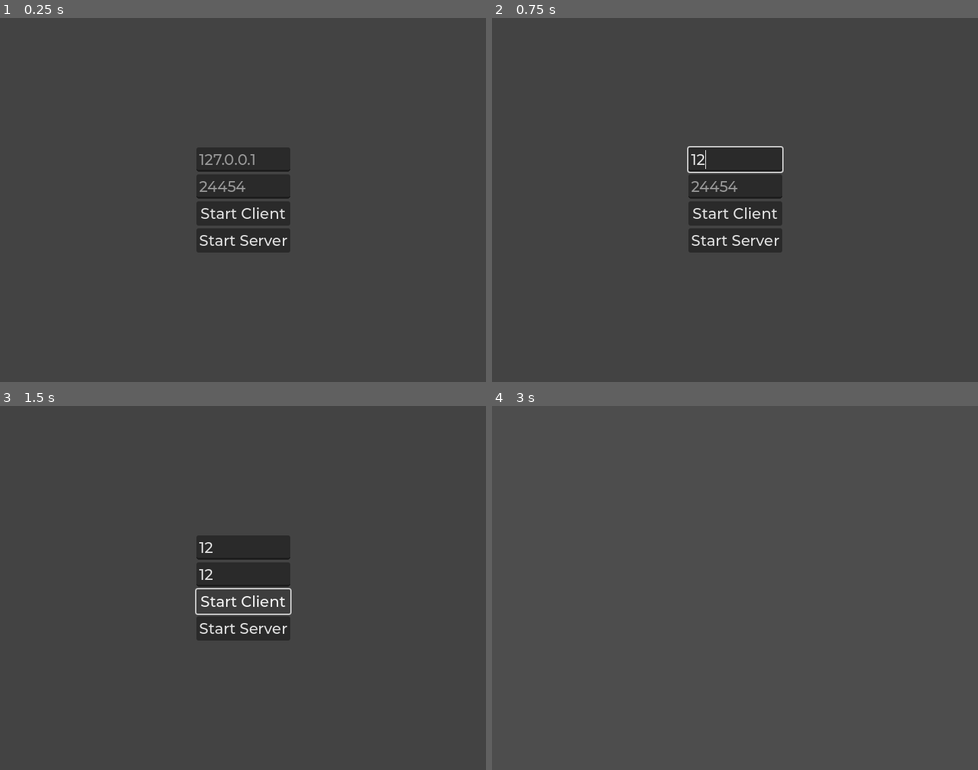
Above: before the commit, frames 1-4 (two rows, left to right).
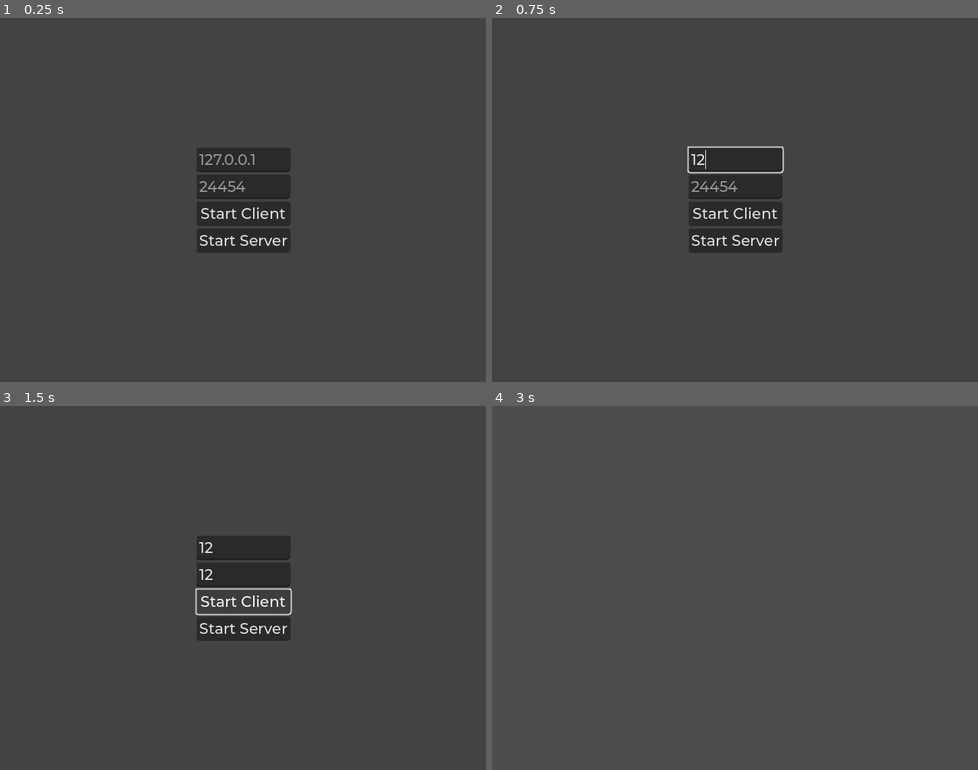
Above: after the commit, the same moments.

Repository: shmingusdingus/wizard-slop
Game: Godot game, scene res://scenes/main.tscn
Same seed, same stepped clock (60 frames per second), same inputs: the game is played once before the commit and once after it.
Inputs (mouse positions are in pixels of both pictures, inside the frame that each line leads up to):
- Up to frame 1 (0.25 s): no input
- Up to frame 2 (0.75 s): click (735, 159) at 0.52 s; type "12" at 0.6 s
- Up to frame 3 (1.5 s): click (243, 573) at 0.75 s; type "12" at 0.83 s; click "Start Client" at 1.25 s
- Up to frame 4 (3 s): click "Start Client" at 2 s; click "Start Server" at 2.75 s

The runs differ from the first frame. In frame 1, less than 0.1% of the frame differs, in the area x 40-41%, y 42-50%; in frame 2, 0.2%; in frame 3, 0.2%, in the area x 40-61%, y 42-58%; in frame 4, nothing differs.

Commit message:
Set pixel snap settings and add sample bookshelf

Diff:
--- a/project.godot
+++ b/project.godot
@@ -25,6 +25,7 @@
 
 window/size/viewport_width=720
 window/size/viewport_height=540
+window/stretch/scale_mode="integer"
 
 [filesystem]
 
@@ -106,4 +107,7 @@
 
 [rendering]
 
+textures/canvas_textures/default_texture_filter=0
 anti_aliasing/quality/msaa_3d=2
+2d/snap/snap_2d_transforms_to_pixel=true
+2d/snap/snap_2d_vertices_to_pixel=true
--- a/scenes/arena.tscn
+++ b/scenes/arena.tscn
@@ -1,7 +1,7 @@
 [gd_scene load_steps=13 format=3 uid="uid://na58botoqv7o"]
 
 [ext_resource type="Texture2D" uid="uid://cbasm4dxovi3r" path="res://art/arena_art/wood_floor.png" id="1_ubfh8"]
-[ext_resource type="Texture2D" uid="uid://cqtmhtufnncq7" path="res://art/arena_art/brick_wall.png" id="2_444vf"]
+[ext_resource type="Texture2D" uid="uid://crm04p8jchxhb" path="res://art/arena_art/wallbookshelfv1.png" id="3_olpmc"]
 
 [sub_resource type="BoxShape3D" id="BoxShape3D_wl4x5"]
 
@@ -27,8 +27,8 @@
 
 [sub_resource type="StandardMaterial3D" id="StandardMaterial3D_g21bf"]
 albedo_color = Color(1.3384119, 0.8492197, 0.716527, 1)
-albedo_texture = ExtResource("2_444vf")
-uv1_scale = Vector3(50, 10, 0)
+albedo_texture = ExtResource("3_olpmc")
+uv1_scale = Vector3(12.25, 2, 1)
 texture_filter = 0
 
 [sub_resource type="BoxMesh" id="BoxMesh_444vf"]
@@ -46,6 +46,7 @@
 
 [node name="Roof" type="StaticBody3D" parent="."]
 transform = Transform3D(1, 0, 0, 0, 1, 0, 0, 0, 1, 0, 6, 0)
+visible = false
 
 [node name="CollisionShape3D" type="CollisionShape3D" parent="Roof"]
 shape = SubResource("BoxShape3D_wl4x5")
@@ -54,7 +55,7 @@
 mesh = SubResource("BoxMesh_xdvfk")
 
 [node name="GroundZedPos" type="StaticBody3D" parent="."]
-transform = Transform3D(1, 0, 0, 0, 1, 0, 0, 0, 1, 0, -1, 12)
+transform = Transform3D(1, 0, 0, 0, 1, 0, 0, 0, 1, 0, 0, 12)
 collision_layer = 4
 collision_mask = 0
 
@@ -65,7 +66,7 @@
 mesh = SubResource("BoxMesh_sbb53")
 
 [node name="GroundZedNeg" type="StaticBody3D" parent="."]
-transform = Transform3D(1, 0, 0, 0, 1, 0, 0, 0, 1, 0, -1, -12)
+transform = Transform3D(1, 0, 0, 0, 1, 0, 0, 0, 1, 0, 0, -12)
 collision_layer = 4
 collision_mask = 0
 
@@ -76,7 +77,7 @@
 mesh = SubResource("BoxMesh_sbb53")
 
 [node name="WallZedNeg" type="StaticBody3D" parent="."]
-transform = Transform3D(1, 0, 0, 0, 1, 0, 0, 0, 1, 0, 2, -20)
+transform = Transform3D(1, 0, 0, 0, 1, 0, 0, 0, 1, 0, 4, -20)
 collision_layer = 4
 collision_mask = 0
 
@@ -87,7 +88,7 @@
 mesh = SubResource("BoxMesh_444vf")
 
 [node name="WallZedPos" type="StaticBody3D" parent="."]
-transform = Transform3D(1, 0, 0, 0, 1, 0, 0, 0, 1, 0, 2, 20)
+transform = Transform3D(1, 0, 0, 0, 1, 0, 0, 0, 1, 0, 4, 20)
 collision_layer = 4
 collision_mask = 0
 
@@ -98,7 +99,7 @@
 mesh = SubResource("BoxMesh_444vf")
 
 [node name="WallExNeg" type="StaticBody3D" parent="."]
-transform = Transform3D(1, 0, 0, 0, 1, 0, 0, 0, 1, -15, 2, 0)
+transform = Transform3D(1, 0, 0, 0, 1, 0, 0, 0, 1, -15, 4, 0)
 collision_layer = 4
 collision_mask = 0
 
@@ -109,7 +110,7 @@
 mesh = SubResource("BoxMesh_g21bf")
 
 [node name="WallExPos" type="StaticBody3D" parent="."]
-transform = Transform3D(1, 0, 0, 0, 1, 0, 0, 0, 1, 15, 2, 0)
+transform = Transform3D(1, 0, 0, 0, 1, 0, 0, 0, 1, 15, 4, 0)
 collision_layer = 4
 collision_mask = 0
 
@@ -123,48 +124,56 @@
 
 [node name="OmniLight3D" type="OmniLight3D" parent="Lights"]
 transform = Transform3D(1, 0, 0, 0, 1, 0, 0, 0, 1, 14, 3, 0)
+light_color = Color(1, 0.7093983, 0.4386851, 1)
 light_energy = 2.5
 shadow_enabled = true
 omni_range = 20.0
 
 [node name="OmniLight3D2" type="OmniLight3D" parent="Lights"]
 transform = Transform3D(1, 0, 0, 0, 1, 0, 0, 0, 1, -14, 3, 0)
+light_color = Color(1, 0.7093983, 0.4386851, 1)
 light_energy = 2.5
 shadow_enabled = true
 omni_range = 20.0
 
 [node name="OmniLight3D3" type="OmniLight3D" parent="Lights"]
 transform = Transform3D(1, 0, 0, 0, 1, 0, 0, 0, 1, 14, 3, 15)
+light_color = Color(1, 0.7093983, 0.4386851, 1)
 light_energy = 2.5
 shadow_enabled = true
 omni_range = 20.0
 
 [node name="OmniLight3D4" type="OmniLight3D" parent="Lights"]
 transform = Transform3D(1, 0, 0, 0, 1, 0, 0, 0, 1, -14, 3, 15)
+light_color = Color(1, 0.7093983, 0.4386851, 1)
 light_energy = 2.5
 shadow_enabled = true
 omni_range = 20.0
 
 [node name="OmniLight3D5" type="OmniLight3D" parent="Lights"]
 transform = Transform3D(1, 0, 0, 0, 1, 0, 0, 0, 1, 14, 3, -15)
+light_color = Color(1, 0.7093983, 0.4386851, 1)
 light_energy = 2.5
 shadow_enabled = true
 omni_range = 20.0
 
 [node name="OmniLight3D6" type="OmniLight3D" parent="Lights"]
 transform = Transform3D(1, 0, 0, 0, 1, 0, 0, 0, 1, -14, 3, -15)
+light_color = Color(1, 0.7093983, 0.4386851, 1)
 light_energy = 2.5
 shadow_enabled = true
 omni_range = 20.0
 
 [node name="OmniLight3D7" type="OmniLight3D" parent="Lights"]
 transform = Transform3D(1, 0, 0, 0, 1, 0, 0, 0, 1, 0, 3, -19)
+light_color = Color(1, 0.7093983, 0.4386851, 1)
 light_energy = 2.5
 shadow_enabled = true
 omni_range = 20.0
 
 [node name="OmniLight3D8" type="OmniLight3D" parent="Lights"]
 transform = Transform3D(1, 0, 0, 0, 1, 0, 0, 0, 1, 0, 3, 19)
+light_color = Color(1, 0.7093983, 0.4386851, 1)
 light_energy = 2.5
 shadow_enabled = true
 omni_range = 20.0
--- a/scripts/multiplayer_spawner.gd
+++ b/scripts/multiplayer_spawner.gd
@@ -8,7 +8,6 @@
 
 func _ready() -> void:
 	spawn_function = _custom_spawn_function
-
 	multiplayer.peer_connected.connect(spawn_player)
 	multiplayer.peer_disconnected.connect(remove_player)
 
--- a/scripts/player.gd
+++ b/scripts/player.gd
@@ -45,6 +45,8 @@
 	set_multiplayer_authority(name.to_int())
 
 func _ready():
+	var animated_sprite = $Pivot/AnimatedSprite3D
+	print("sprite height: " + str(animated_sprite.sprite_frames.get_frame_texture("idle_forward",0).get_height()) + "  sprite width: "+ str(animated_sprite.sprite_frames.get_frame_texture("idle_forward",0).get_width()))
 	$StatusSynchronizer.set_multiplayer_authority(1)
 	_update_health_ui()
 	sprite.play("idle_forward")
Binary file added: art/arena_art/wallbookshelfv1.png
